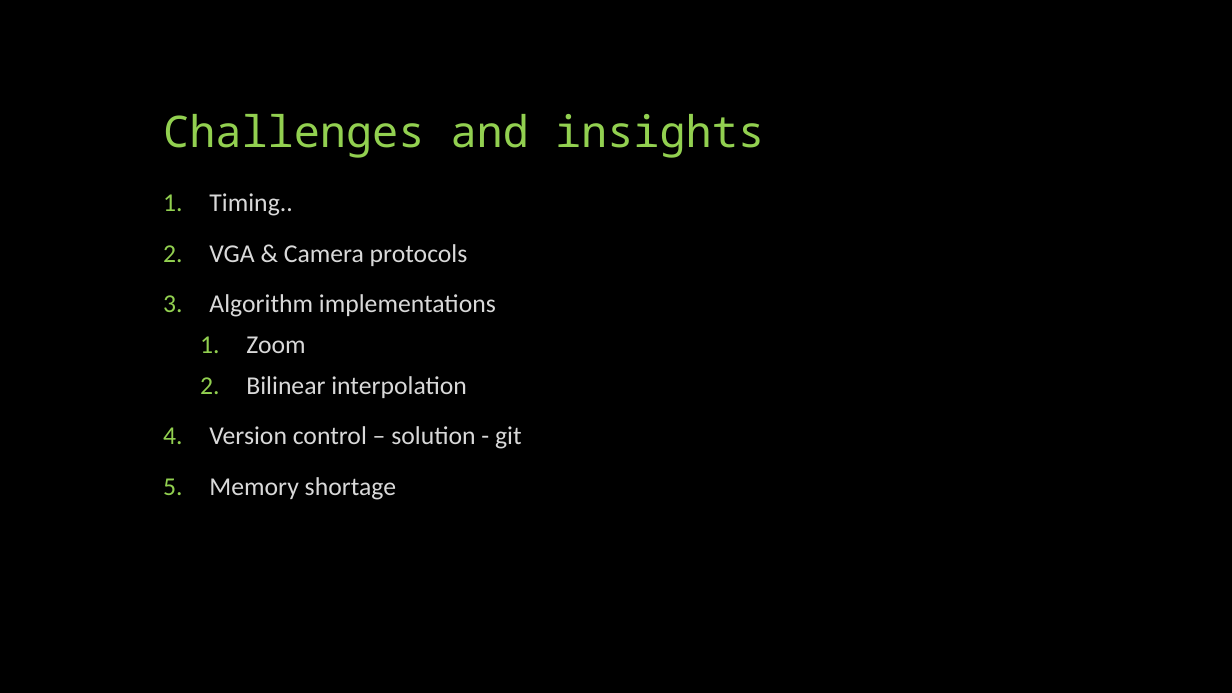
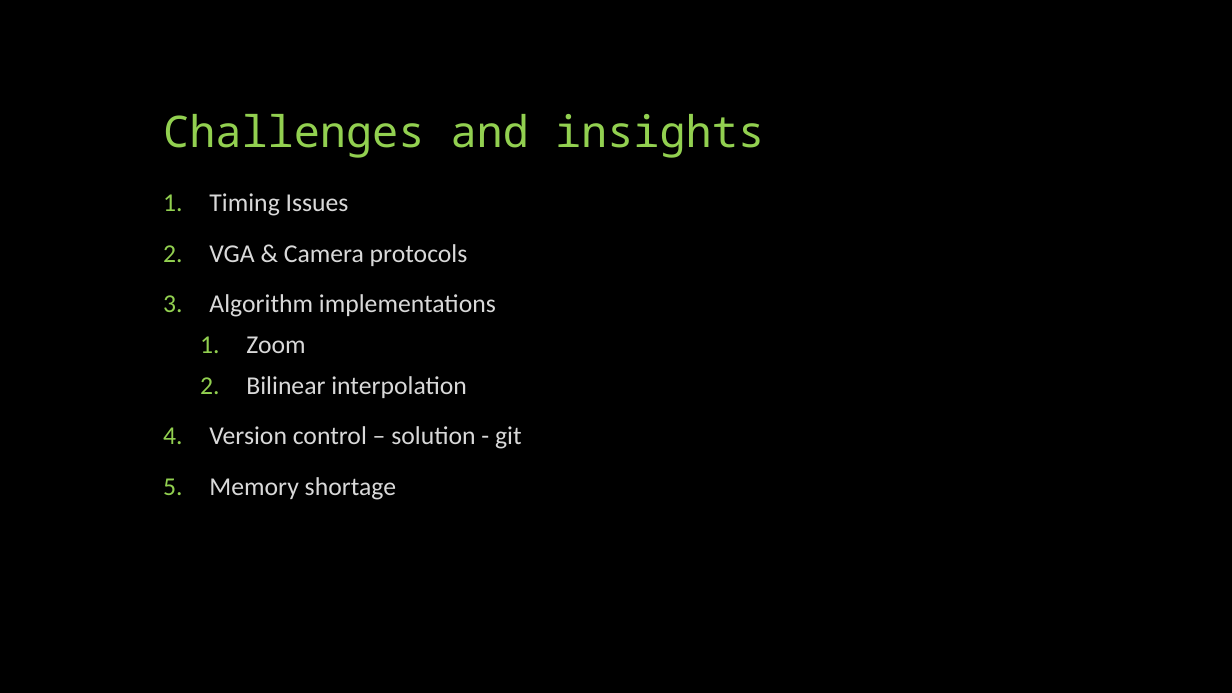
Before and after one commit to idowein/FPGA-image-interpolator, a slide deck: slide 13 of datasheets/Digital Zoom presentation.pptx (slide 14 before the commit). Drawn at 1232x693 pixels with LibreOffice and Linux fonts; fonts in the diff are those of the drawing. Boxes give left, top, right and bottom in pixels: in the first picture for what was removed or moved away, otherwise in the second. Text is boxed around its words. In the diff, an @@ line names an element or a change of style, - is before the commit and + after.

```diff
--- a/datasheets/Digital Zoom presentation.pptx
+++ b/datasheets/Digital Zoom presentation.pptx
@@ text at <box>209,193,349,216</box>: text changed @@
-1. Timing..
+1. Timing Issues
```
Also in this commit, not shown: 17 other slides changed, 2 slides added, 6 slides removed, 2 other files.
